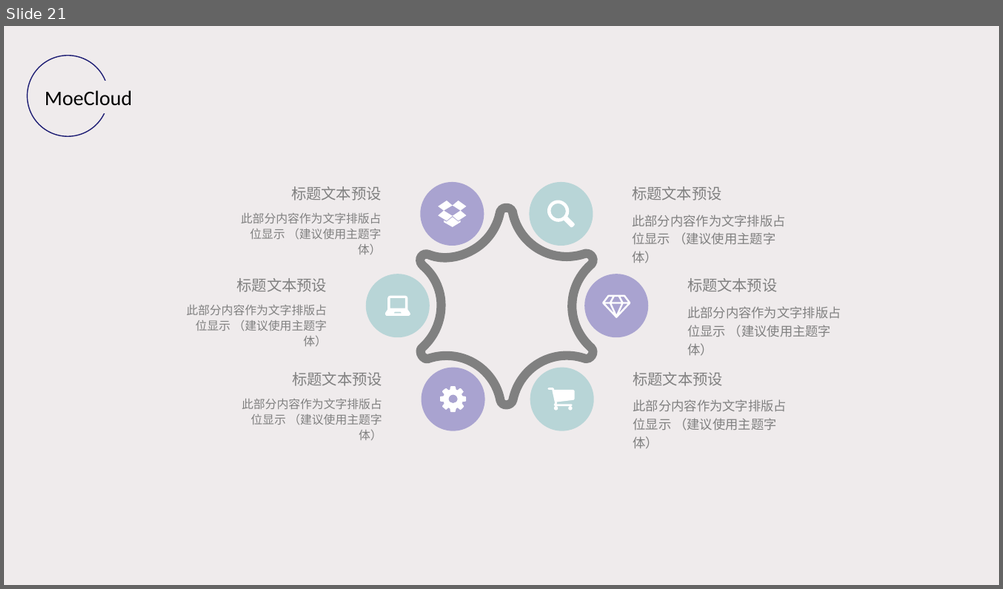
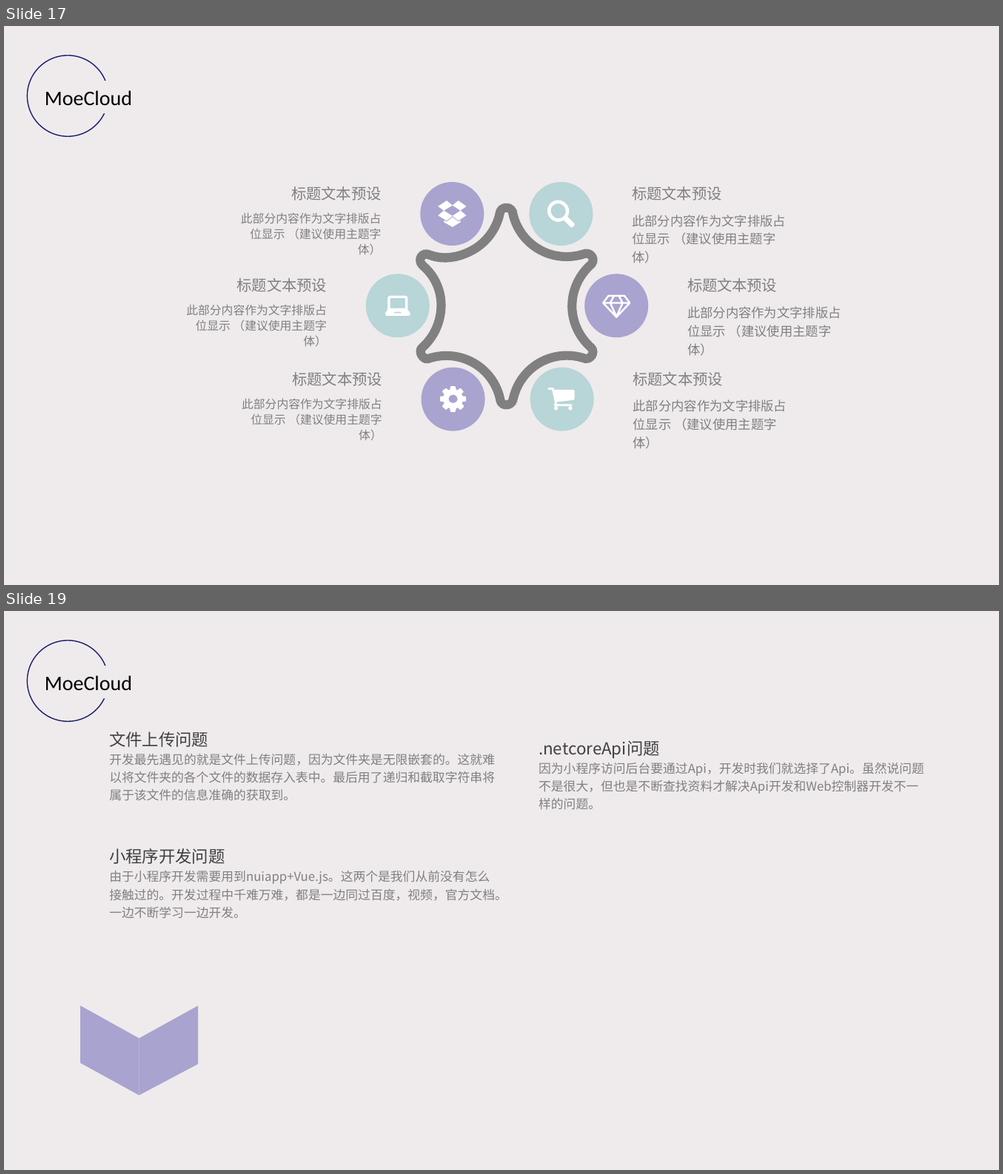
Before and after one commit to HopuTeam/MoeCloud, a slide deck: MoeCloud.pptx. Shown one above the other, each under a label of ours: slide 21 before the commit, slides 17 and 19 after it; the slides between them are not shown. The pictures are 1003x589 and 1003x1174 pixels, drawn with LibreOffice and Linux fonts; fonts in the diff are those of the drawing. Boxes give left, top, right and bottom in pixels: in the first picture for what was removed or moved away, otherwise in the second. Text is boxed around its words. In the diff, an @@ line names an element or a change of style, - is before the commit and + after.

```diff
--- a/MoeCloud.pptx
+++ b/MoeCloud.pptx
@@ slide 19 added at (x1=4, y1=611, x2=999, y2=1170), background #EFEBEC; not listed: 2 template elements that a slide beside it also shows @@
@@ text added at (x1=109, y1=732, x2=495, y2=800), 12 pt, text #808080 @@
+文件上传问题
+开发最先遇见的就是文件上传问题，因为文件夹是无限嵌套的。这就难以将文件夹的各个文件的数据存入表中。最后用了递归和截取字符串将属于该文件的信息准确的获取到。
@@ text added at (x1=538, y1=741, x2=924, y2=809), 12 pt, text #808080 @@
+.netcoreApi问题
+因为小程序访问后台要通过Api，开发时我们就选择了Api。虽然说问题不是很大，但也是不断查找资料才解决Api开发和Web控制器开发不一样的问题。
@@ text added at (x1=109, y1=849, x2=507, y2=918), 12 pt, text #808080 @@
+小程序开发问题
+由于小程序开发需要用到nuiapp+Vue.js。这两个是我们从前没有怎么接触过的。开发过程中千难万难，都是一边同过百度，视频，官方文档。一边不断学习一边开发。
@@ freeform shape added at (x1=80, y1=1006, x2=139, y2=1096), fill #A9A3D0 @@
@@ freeform shape added at (x1=139, y1=1006, x2=198, y2=1096), fill #A9A3D0 @@
@@ what was slide 21 is now slide 17 @@
```
Also in this commit, not shown: 6 slides changed, 6 other slides added, 11 slides removed, 1 other file.
